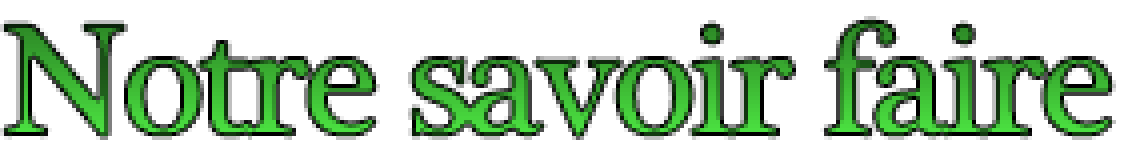
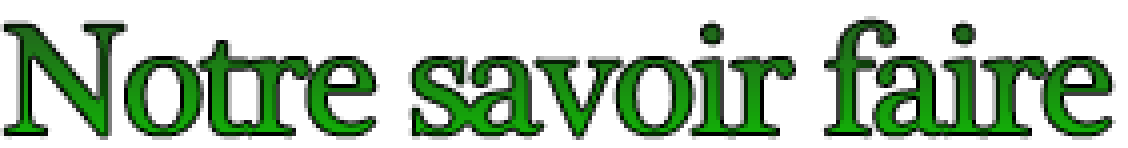
Two versions of the same layered image (w=1128, h=148). Layer-by-layer changes:
pixels changed over [4, 20, 1112, 136] (layer not identified)
